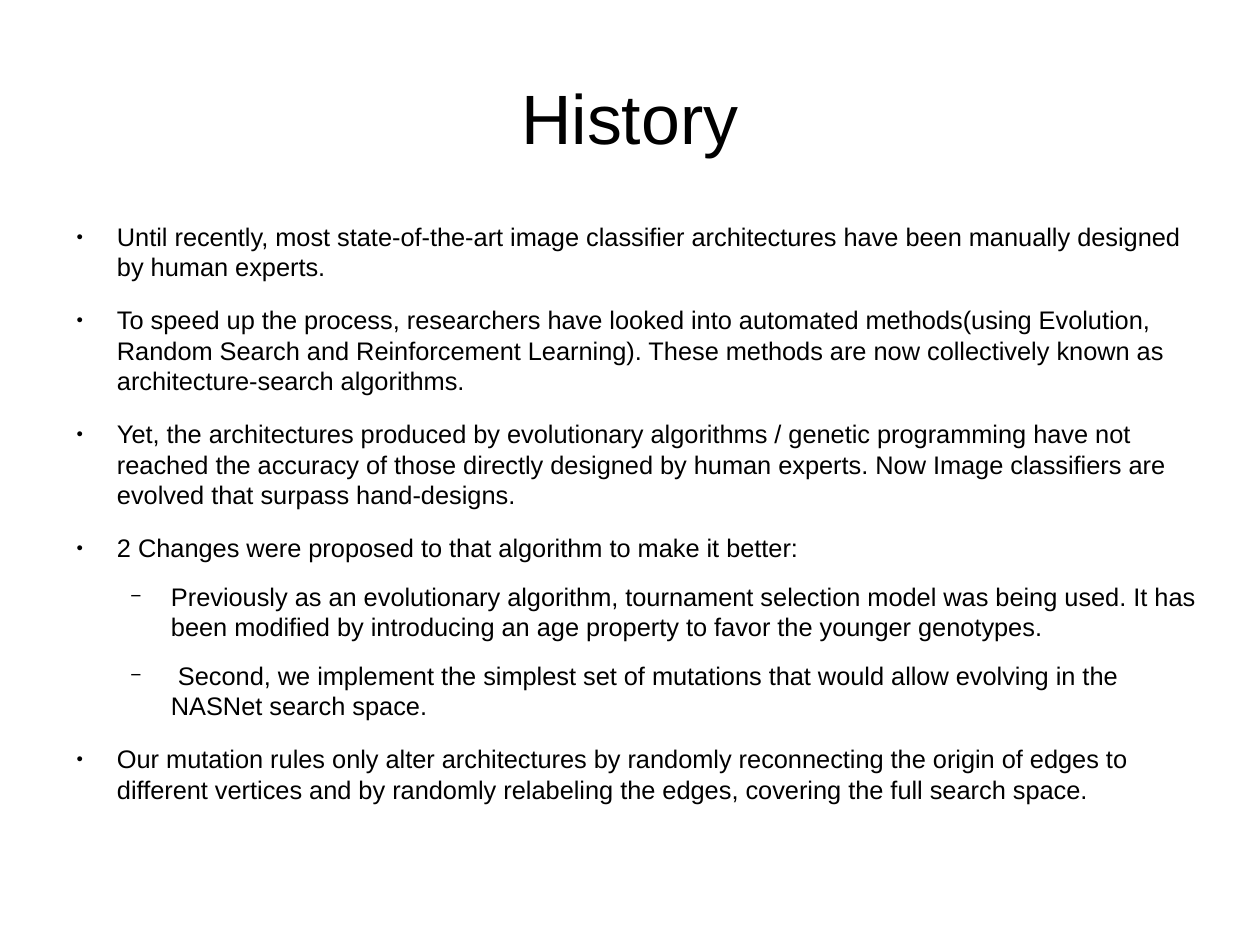
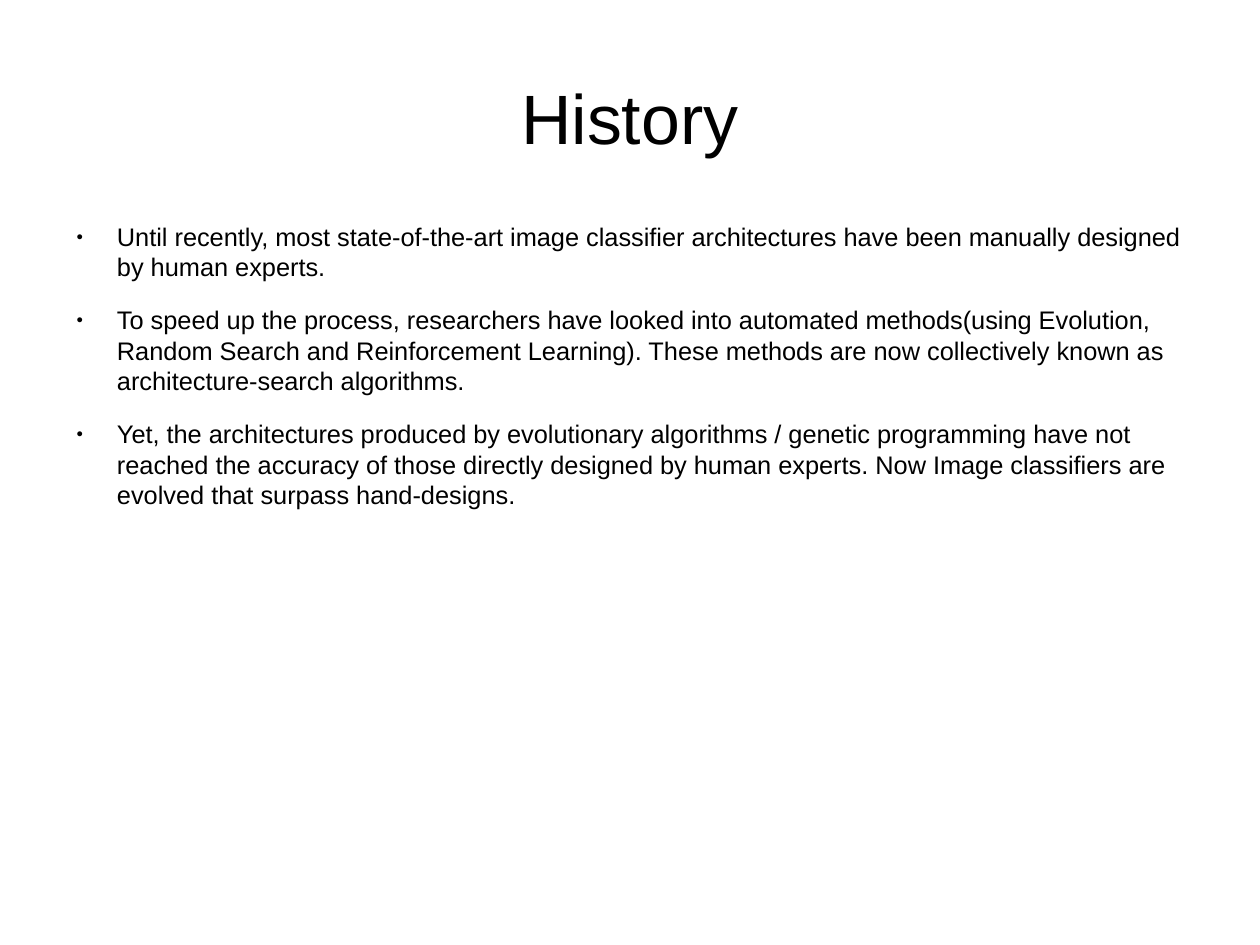
Before and after one commit to harshgrovr/Normal-and-reduction-cell, a slide deck: slide 2 of Presentation.odp. Drawn at 1260x945 pixels with LibreOffice and Linux fonts; fonts in the diff are those of the drawing. Boxes give left, top, right and bottom in pixels: in the first picture for what was removed or moved away, otherwise in the second. Text is boxed around its words. In the diff, an @@ line names an element or a change of style, - is before the commit and + after.

```diff
--- a/Presentation.odp
+++ b/Presentation.odp
@@ text at bbox=[117, 538, 1195, 804]: paragraphs removed @@
-● 2 Changes were proposed to that algorithm to make it better:
-  − Previously as an evolutionary algorithm, tournament selection model was being used. It has been modified by introducing an age property to favor the younger genotypes.
-  − Second, we implement the simplest set of mutations that would allow evolving in the NASNet search space.
-● Our mutation rules only alter architectures by randomly reconnecting the origin of edges to different vertices and by randomly relabeling the edges, covering the full search space.
```
Also in this commit, not shown: 4 other slides changed, 1 slide added.
